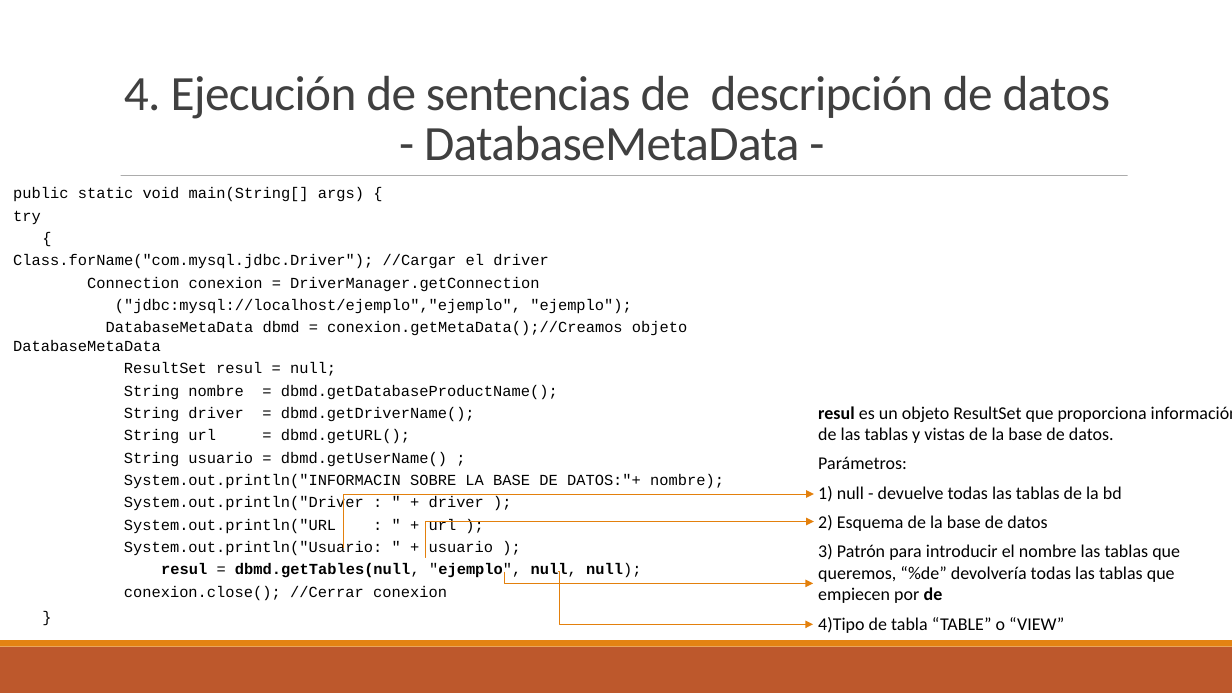
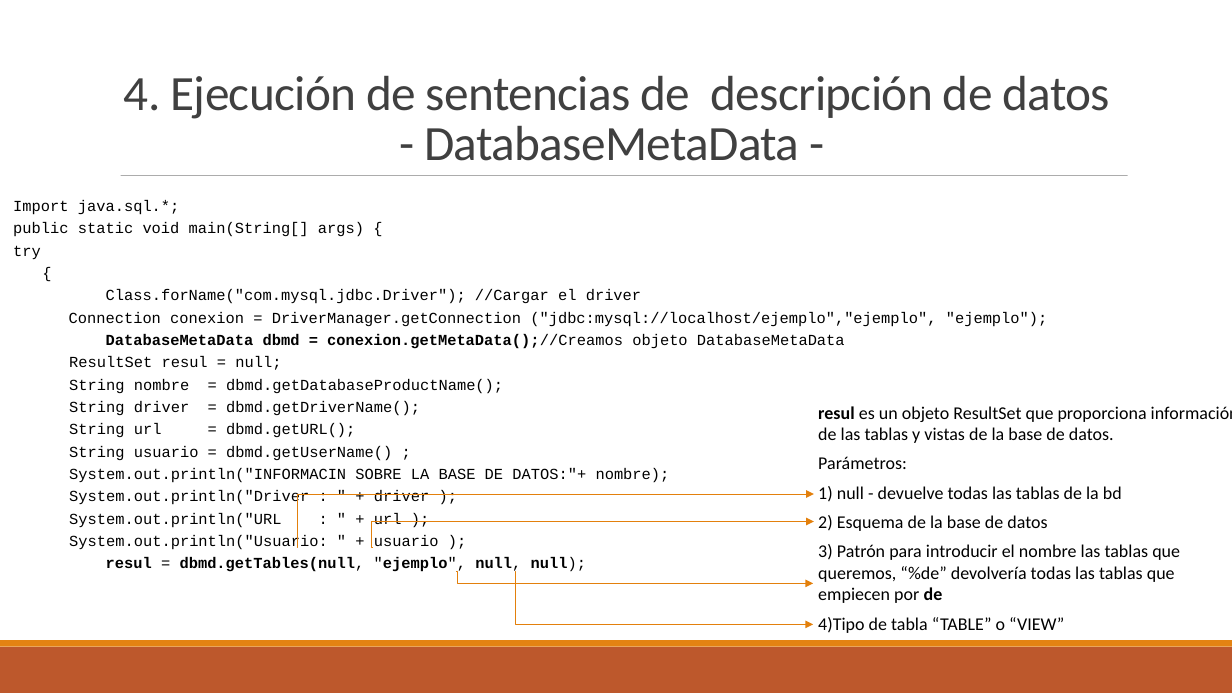
Before and after one commit to DanielTamargo/AD-Ion, a slide deck: slide 42 of UD2-Manejo_de_conectores.pptx. Drawn at 1232x693 pixels with LibreOffice and Linux fonts; fonts in the diff are those of the drawing. Boxes give left, top, right and bottom in pixels: in the first picture for what was removed or moved away, otherwise in the second. Text is boxed around its words. In the diff, an @@ line names an element or a change of style, - is before the commit and + after.

```diff
--- a/UD2-Manejo_de_conectores.pptx
+++ b/UD2-Manejo_de_conectores.pptx
@@ text at bbox=[13, 200, 180, 215]: paragraph added @@
+Import java.sql.*;
@@ text at bbox=[69, 312, 1048, 327]: text changed @@
-Connection conexion = DriverManager.getConnection
-("jdbc:mysql://localhost/ejemplo","ejemplo", "ejemplo");
+Connection conexion = DriverManager.getConnection ("jdbc:mysql://localhost/ejemplo","ejemplo", "ejemplo");
@@ text at bbox=[106, 334, 845, 349]: bold on in "DatabaseMetaData dbmd = conexion.getMetaData();//Creamos" @@
@@ elbow arrow moved from (344, 548) - (814, 494) to (297, 547) - (814, 494) @@
@@ elbow arrow moved from (426, 557) - (814, 521) to (372, 547) - (814, 521) @@
@@ text at bbox=[124, 586, 447, 601]: paragraphs removed @@
-conexion.close(); //Cerrar conexion
-}
@@ elbow arrow moved from (505, 572) - (813, 583) to (457, 572) - (813, 583) @@
@@ elbow arrow moved from (558, 572) - (813, 625) to (516, 572) - (813, 625) @@
```
Also in this commit, not shown: 4 other slides changed, 2 slides added, 1 slide removed.
